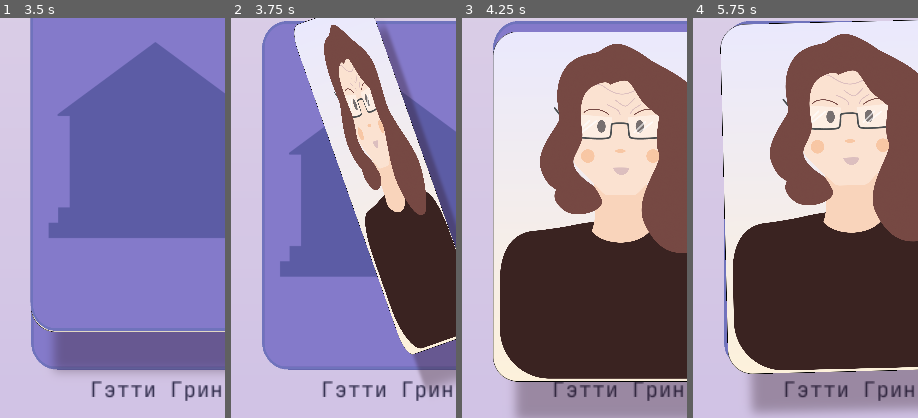
Above: before the commit, frames 1-4 (left to right).
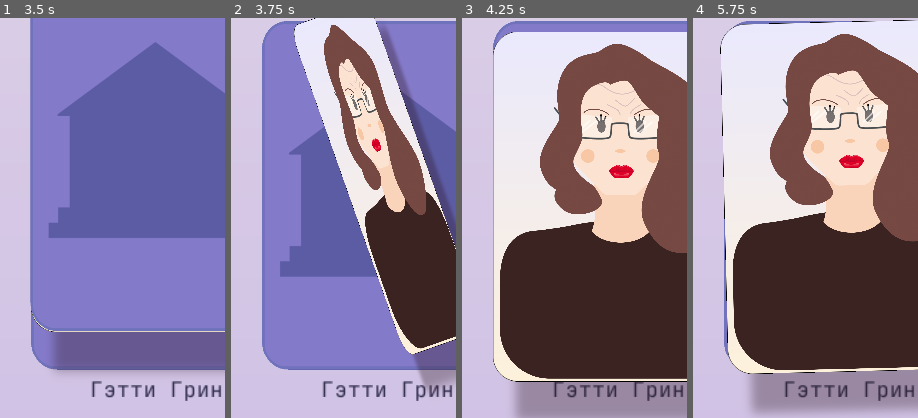
Above: after the commit, the same moments.

Repository: Nothengem/Mr.-Bankman
Game: Godot game, scene res://Scenes/StartMenu.tscn
The game is run twice, just before and just after one commit, with the same random seed, the same clock (stepped at 60 frames per second) and the same inputs. The engine's default icon, where the game draws it, is replaced by a stand-in: a white triangle on a blue panel in a dark square.
Inputs (mouse positions are % of the whole screen's width and height, from its top left):
- Up to frame 1 (3.5 s): tap Enter at 0.5 s; move the mouse to (72, 45) at 0.52 s; click (72, 45) at 0.67 s; click (50, 12) at 1.25 s; click "1" at 2 s; drag from (30, 55) to (45, 70) at 2.77 s
- Up to frame 2 (3.75 s): move the mouse to (50, 52) at 3.52 s; click (50, 52) at 3.67 s
- Up to frame 3 (4.25 s): no input
- Up to frame 4 (5.75 s): drag from (45, 70) to (20, 35) at 4.27 s; drag from (50, 56) to (55, 50) at 5.02 s
The pictures show only the part of the screen within x 15-65%, y 35-85%; the shares and areas given below are measured in that part.

Frame 1 is identical in both runs. In frame 2, 0.1% of the frame differs, in the area x 52-67%, y 17-34%; in frame 3, 0.3%; in frame 4, 0.4%, in the area x 58-81%, y 21-38%.

Commit message:
Ресницы и губы женщин

Diff:
--- a/DataBase/CharacterPortraitDataBase.gd
+++ b/DataBase/CharacterPortraitDataBase.gd
@@ -13,7 +13,7 @@
 
 const DATA = {
 	#Руководитель игрока и владелец Банка. Любит только деньги
-	"Mr. Bankman": [ "Head10", "Neck1", "Shirt11", "Eyebrows12", "Eyes15", "Forehead1", "Ears7", "Jowls10", "Glasses1", "Mouth4", "Hair10", "Nose16"],
+	"Mr. Bankman": [ "Head10", "Neck1", "Shirt11", "Eyebrows12", "Eyes7", "Forehead1", "Ears7", "Jowls10", "Glasses1", "Mouth4", "Hair10", "Nose16"],
 	#Успешный молодой человек, который использует деньги с умом
 	"Sill Fpencer": [ "Head7", "Neck1", "Shirt1", "Eyebrows1", "Eyes2", "Forehead0", "Ears6", "Jowls0", "Glasses0", "Mouth7", "Hair13", "Nose13"],
 	#не очень удачливая и вечно залазиет в долги, но успешно оплачивает их. Может махинации?
--- a/Scenes/CharacterPortraitStandAlone.tscn
+++ b/Scenes/CharacterPortraitStandAlone.tscn
@@ -12,7 +12,7 @@
 [ext_resource path="res://Resources/GFX/CharacterCotaint/Shirt/Shirt5.png" type="Texture" id=10]
 [ext_resource path="res://Resources/GFX/CharacterCotaint/Hair/Hair14.png" type="Texture" id=11]
 [ext_resource path="res://Resources/GFX/CharacterCotaint/Neck/Neck5.png" type="Texture" id=12]
-[ext_resource path="res://Resources/GFX/CharacterCotaint/Mouth/Mouth11.png" type="Texture" id=13]
+[ext_resource path="res://Resources/GFX/CharacterCotaint/Mouth/Mouth16.png" type="Texture" id=13]
 [ext_resource path="res://Scenes/CharacterPortraitStandAlone.gd" type="Script" id=14]
 
 [node name="Character" type="Sprite" groups=[
Binary file changed: Resources/GFX/CharacterCotaint/Eyes/Eyes10.png
Binary file changed: Resources/GFX/CharacterCotaint/Eyes/Eyes11.png
Binary file changed: Resources/GFX/CharacterCotaint/Eyes/Eyes13.png
Binary file changed: Resources/GFX/CharacterCotaint/Eyes/Eyes14.png
Binary file changed: Resources/GFX/CharacterCotaint/Eyes/Eyes15.png
Binary file changed: Resources/GFX/CharacterCotaint/Eyes/Eyes16.png
Binary file changed: Resources/GFX/CharacterCotaint/Eyes/Eyes9.png
Binary file changed: Resources/GFX/CharacterCotaint/Mouth/Mouth10.png
Binary file changed: Resources/GFX/CharacterCotaint/Mouth/Mouth11.png
Binary file changed: Resources/GFX/CharacterCotaint/Mouth/Mouth12.png
Binary file changed: Resources/GFX/CharacterCotaint/Mouth/Mouth13.png
Binary file changed: Resources/GFX/CharacterCotaint/Mouth/Mouth14.png
(and 4 more such lines)
